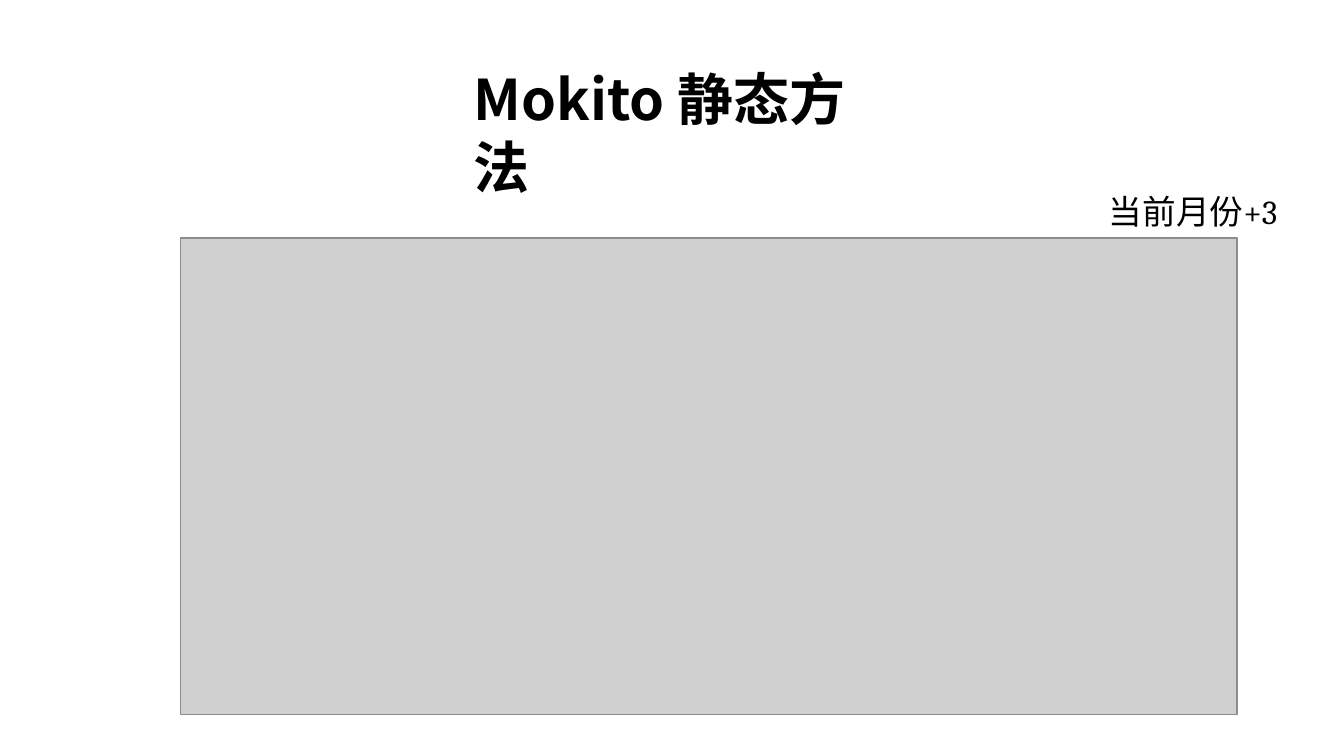
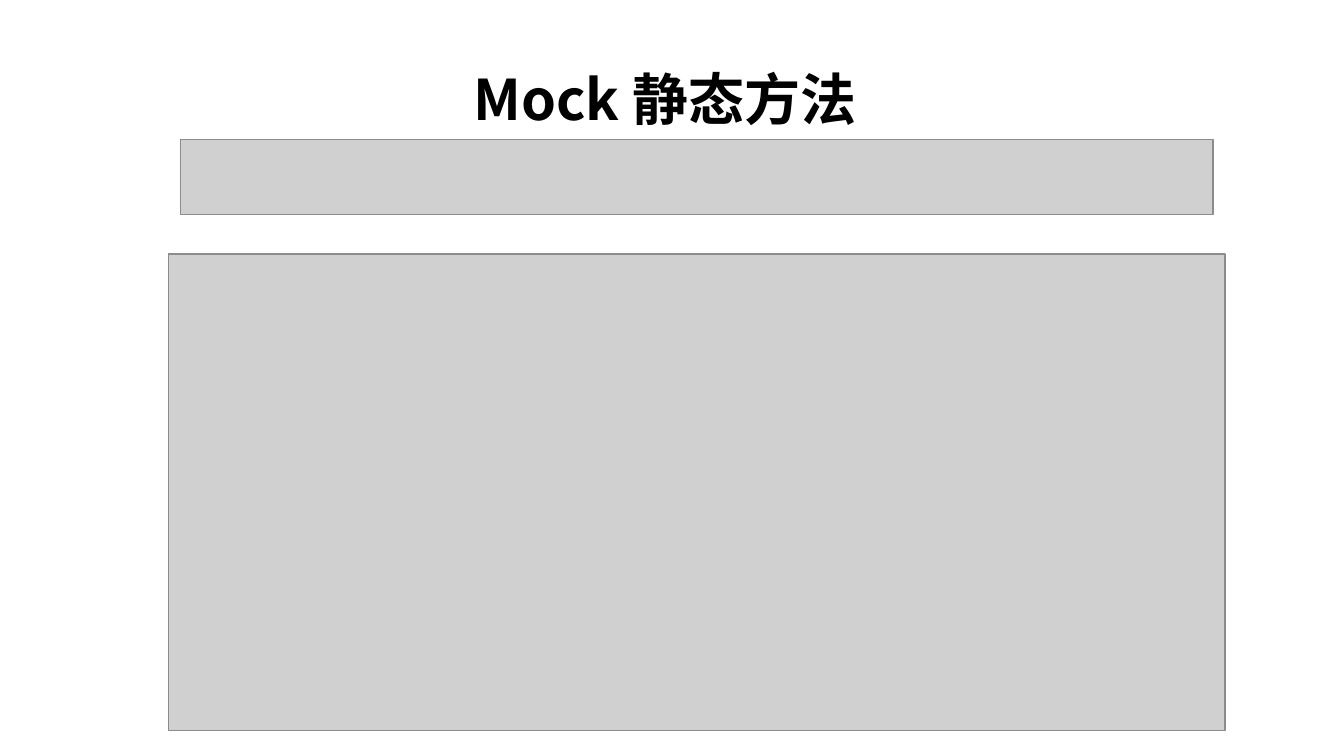
Before and after one commit to stulife/mockito-demo, a slide deck: slide 17 of mockito入门.pptx. Drawn at 1344x756 pixels with LibreOffice and Linux fonts; fonts in the diff are those of the drawing; grey boxes stand for pictures. Boxes give left, top, right and bottom in pixels: in the first picture for what was removed or moved away, otherwise in the second. Text is boxed around its words. In the diff, an @@ line names an element or a change of style, - is before the commit and + after.

```diff
--- a/mockito入门.pptx
+++ b/mockito入门.pptx
@@ text at (474, 72, 856, 125): text changed @@
-  Mokito 静态方法
+  Mock 静态方法
@@ picture added at (180, 140, 1212, 215) @@
@@ text removed at (1109, 195, 1277, 227) @@
-当前月份+3
@@ picture: place and size @@
-picture at (180, 238, 1236, 715)
+picture at (168, 254, 1224, 731)
```
Also in this commit, not shown: 11 other slides changed, 5 slides added, 2 slides removed, 4 other files.
